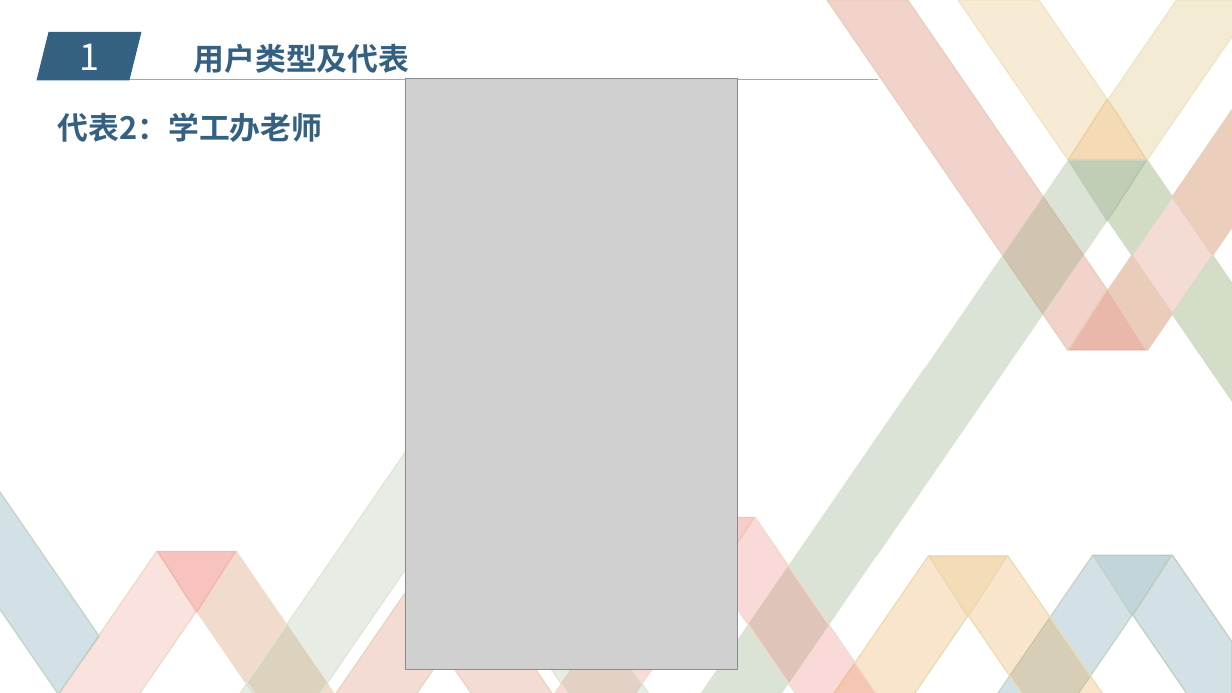
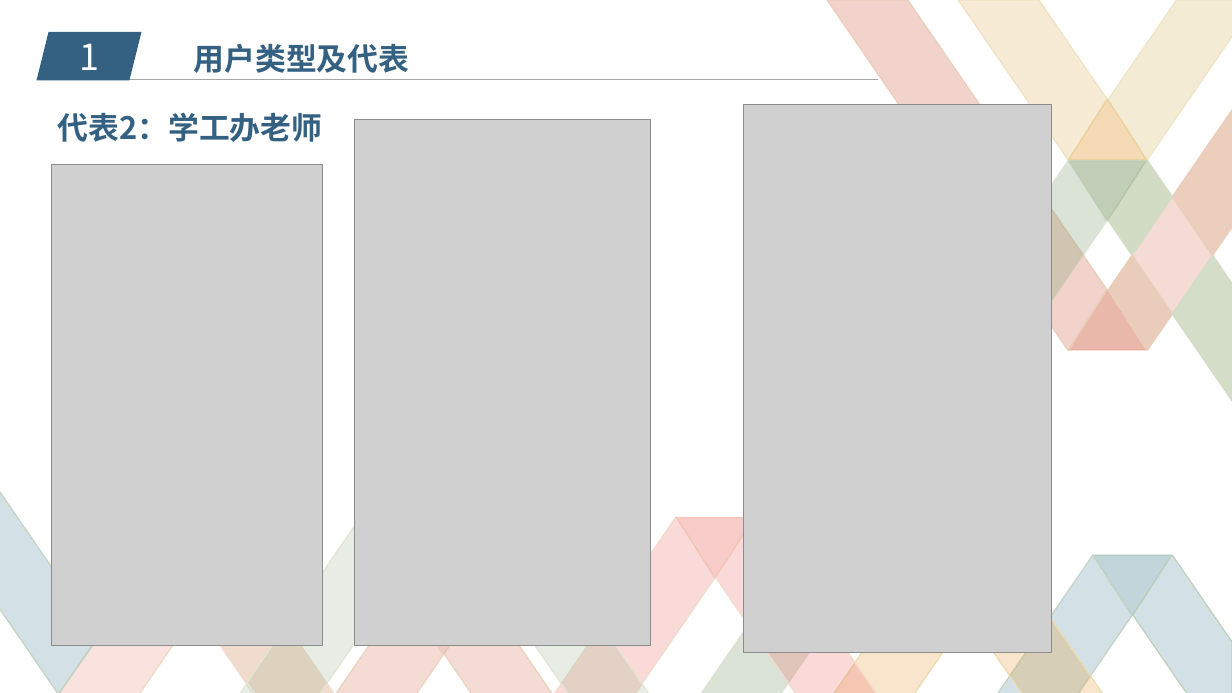
Before and after one commit to zucccxy/project, a slide deck: slide 5 of SRS展示ppt.pptx. Drawn at 1232x693 pixels with LibreOffice and Linux fonts; fonts in the diff are those of the drawing; grey boxes stand for pictures; background and template pictures are left out. Boxes give left, top, right and bottom in pixels: in the first picture for what was removed or moved away, otherwise in the second. Text is boxed around its words. In the diff, an @@ line names an element or a change of style, - is before the commit and + after.

Commit message:
2017-11-15 17：58

```diff
--- a/SRS展示ppt.pptx
+++ b/SRS展示ppt.pptx
@@ picture: place and size @@
-picture at (405, 78, 738, 669)
+picture at (355, 119, 651, 646)
@@ picture added at (744, 104, 1052, 653) @@
@@ picture added at (52, 165, 323, 645) @@
@@ freeform shape removed at (406, 454, 483, 514) @@
@@ freeform shape removed at (158, 552, 236, 612) @@
@@ freeform shape removed at (930, 556, 1007, 616) @@
```
Also in this commit, not shown: 3 other slides changed.
